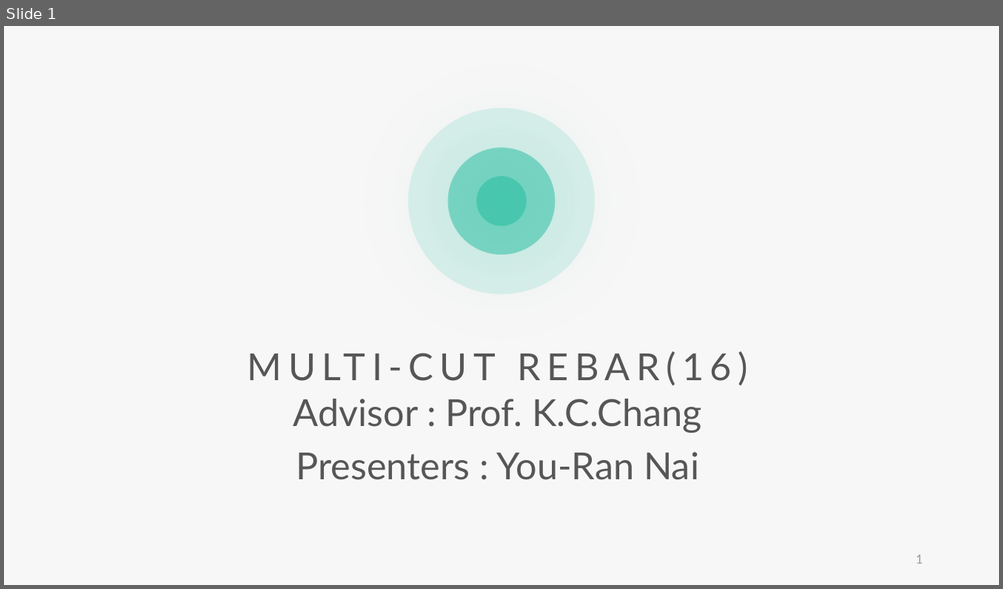
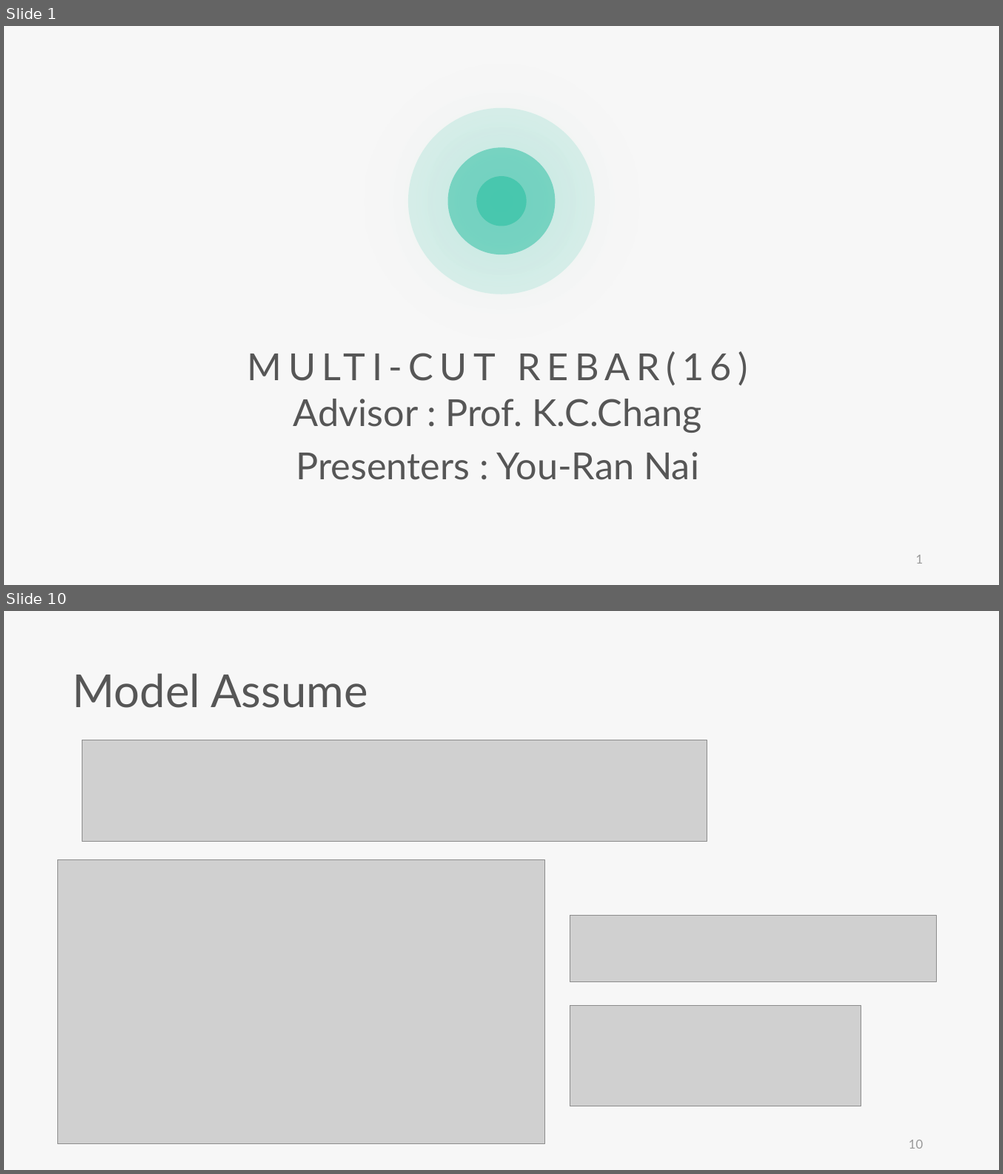
Before and after one commit to skyran1278/VbaProject, a slide deck: 20180126_SmartCut/Meeting/20190502 Meeting/20190502 Meeting.pptx. Shown one above the other, each under a label of ours: slide 1 before the commit, slides 1 and 10 after it; the slides between them are not shown. The pictures are 1003x589 and 1003x1174 pixels, drawn with LibreOffice and Linux fonts; fonts in the diff are those of the drawing; grey boxes stand for pictures. Boxes give left, top, right and bottom in pixels: in the first picture for what was removed or moved away, otherwise in the second. Text is boxed around its words. In the diff, an @@ line names an element or a change of style, - is before the commit and + after.

```diff
--- a/20180126_SmartCut/Meeting/20190502 Meeting/20190502 Meeting.pptx
+++ b/20180126_SmartCut/Meeting/20190502 Meeting/20190502 Meeting.pptx
@@ slide 10 added at box(4, 611, 999, 1170), background #F7F7F7 @@
@@ text added at box(73, 673, 367, 708), 44 pt, text #565656 @@
+Model Assume
@@ picture added at box(82, 741, 707, 843) @@
@@ picture added at box(58, 860, 545, 1145) @@
@@ picture added at box(570, 915, 936, 982) @@
@@ picture added at box(570, 1005, 860, 1107) @@
@@ page number added at box(908, 1140, 922, 1149), 12 pt, text #9A9A9A @@
+10
```
Also in this commit, not shown: 21 other slides added, 18 slides removed, 8 other files.
